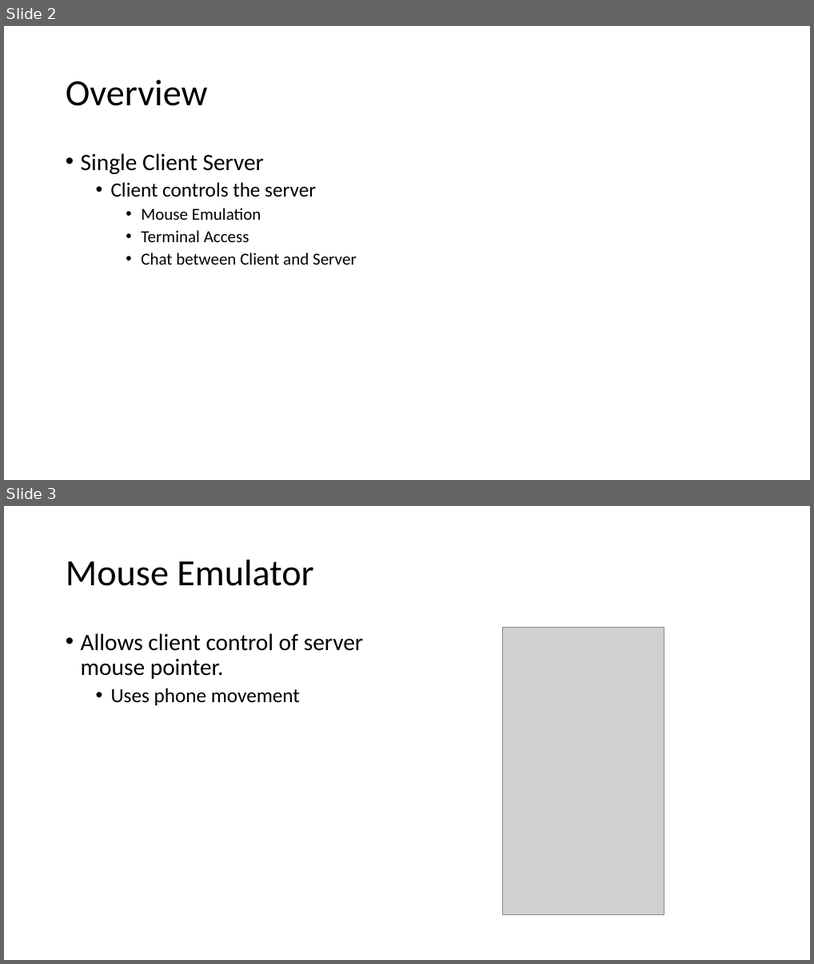
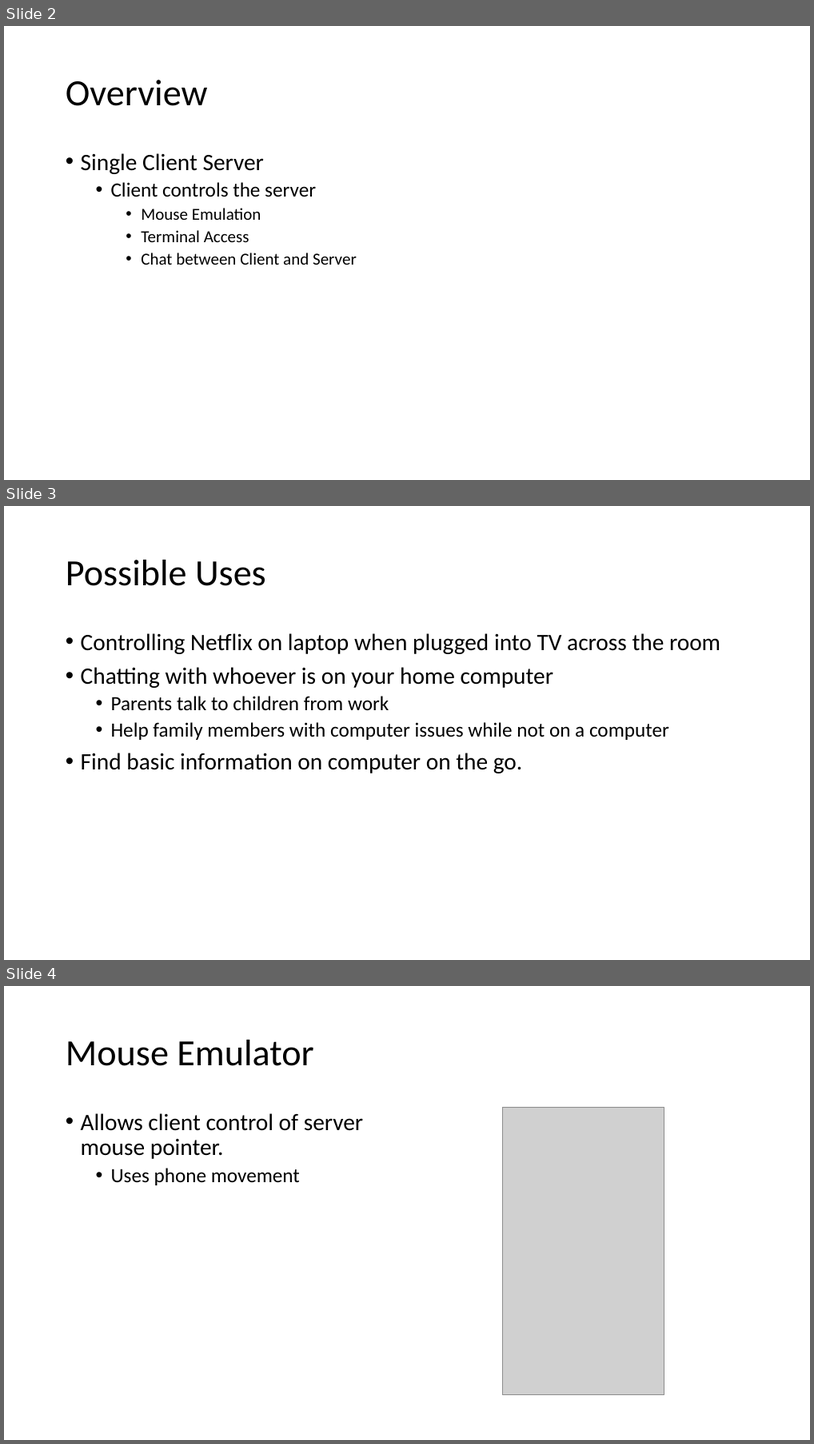
Before and after one commit to rferrance/DataBridge, a slide deck: DataBridgePresentation.pptx. Shown one above the other, each under a label of ours: slides 2 and 3 before the commit, slides 2, 3 and 4 after it. The pictures are 814x964 and 814x1444 pixels, drawn with LibreOffice and Linux fonts; fonts in the diff are those of the drawing; grey boxes stand for pictures. Boxes give left, top, right and bottom in pixels: in the first picture for what was removed or moved away, otherwise in the second. Text is boxed around its words. In the diff, an @@ line names an element or a change of style, - is before the commit and + after.

Commit message:
added slide to presentation

```diff
--- a/DataBridgePresentation.pptx
+++ b/DataBridgePresentation.pptx
@@ slide 3 added at box(4, 506, 810, 960), background #FFFFFF @@
@@ title added at box(66, 560, 266, 586), 44 pt, text #000000 @@
+Possible Uses
@@ text added at box(81, 633, 721, 773), 28 pt, text #000000 @@
+• Controlling Netflix on laptop when plugged into TV across the room
+• Chatting with whoever is on your home computer
+  • Parents talk to children from work
+  • Help family members with computer issues while not on a computer
+• Find basic information on computer on the go.
@@ what was slide 3 is now slide 4 @@
```
